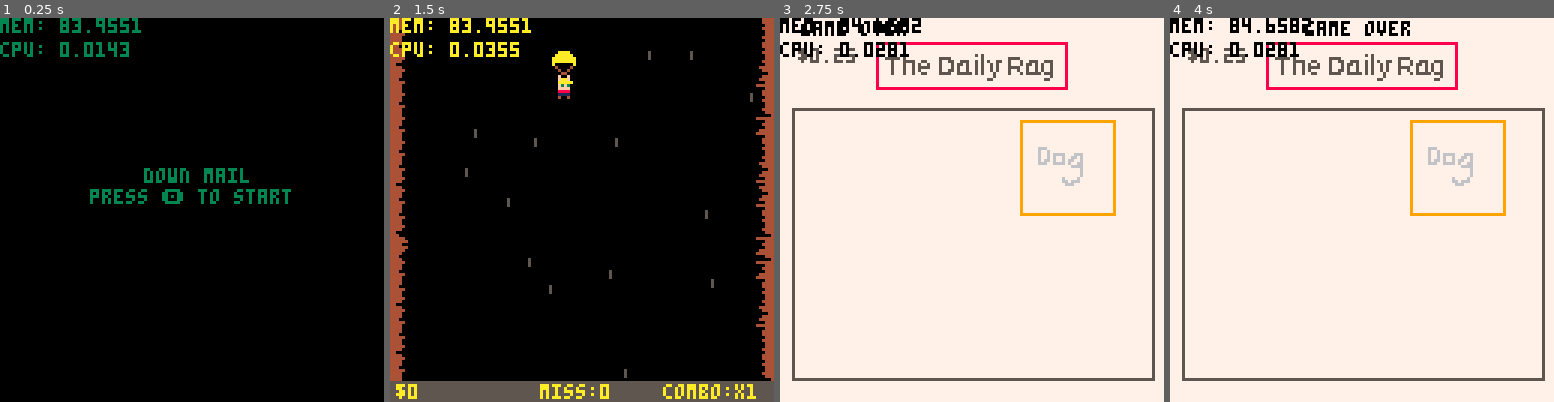
Above: before the commit, frames 1-4 (left to right).
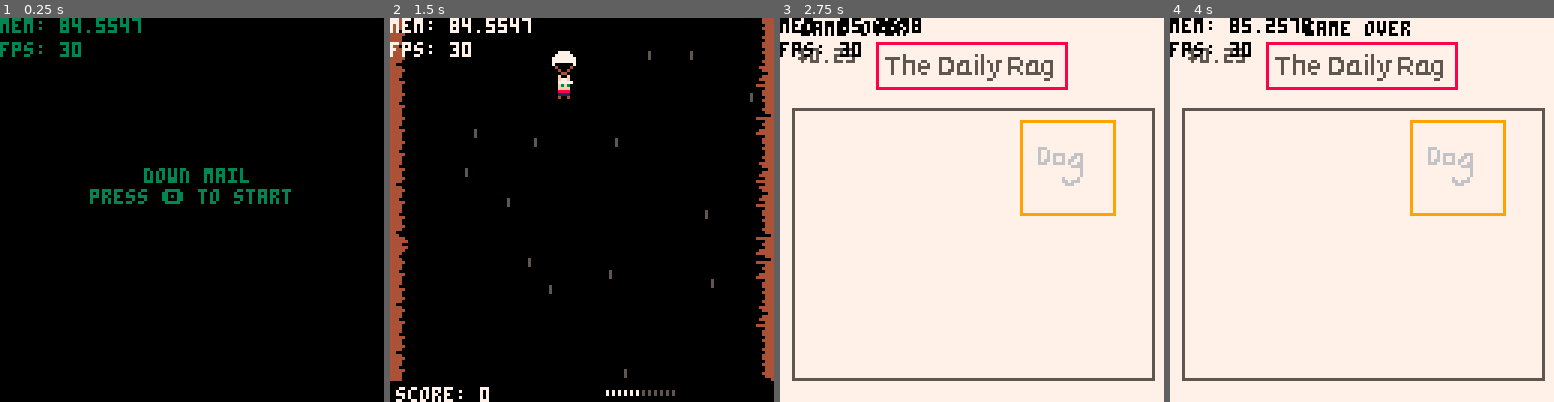
Above: after the commit, the same moments.

Repository: sugarvoid/down-mail
Game: PICO-8 cartridge down_mail.p8
Two runs of this game, one before a commit and one after it. Both use one fixed random seed, a clock stepped at 60 frames per second and the inputs below.
Inputs:
- Up to frame 1 (0.25 s): no input
- Up to frame 2 (1.5 s): tap X (X key) at 0.33, 1.07 s; tap O (Z key) at 0.7 s
- Up to frame 3 (2.75 s): hold Right 1.6-2.1 s; tap O (Z key) at 1.7, 2.1, 2.5 s; tap X (X key) at 1.85 s; hold Up 2.15-2.42 s; hold Right from 2.47 s (still down)
- Up to frame 4 (4 s): tap O (Z key) at 2.9, 3.3, 3.7 s; tap X (X key) at 2.97 s; release Right at 3.03 s; hold Left 3.08-3.58 s; hold Down 3.63-3.97 s

The runs differ from the first frame. In frame 1, 0.5% of the frame differs, in the area x 0-37%, y 0-11%; in frame 2, 6.9%, in the area x 0-100%, y 0-100%; in frame 3, 0.5%; in frame 4, 0.5%.

Commit message:
Remove color swap. Add score multiplier

Diff:
--- a/src/letter.lua
+++ b/src/letter.lua
@@ -10,6 +10,7 @@
     _l.y=0
     _l.col=nil
     _l.t=0
+    _l.score_mul=1
     _l.tossed=false
     _l.t_col=0
     _l.b_col=0
@@ -21,6 +22,7 @@
 
 function letter:update()
     if self.tossed then
+        self.score_mul+=0.2
         self.x+=self.speed*self.dir
         self.t=(self.t+1)%5
         turn=self.t==0
@@ -29,6 +31,42 @@
         end
         if self.img==35 then
             self.img=32
+        end
+
+        for mb in all(mailboxes) do
+            -- if l.x<=8 or l.x>=126 then
+            --     --TODO: spawn dog
+            --     spawn_dog(l.x,l.y)
+            --     misses+=1
+            --     explode(l.x,l.y,3,4,7)
+            --     update_cash(-5)
+            --     del(letters,l)
+            -- end
+            if is_colliding(self,mb) and not mb.damaged and mb.empty  then
+                if mb.customer then
+                    local _c
+                    if mb.col=="b" then
+                        _c=12
+                    elseif mb.col=="y" then
+                        _c=10
+                    end
+
+                    p1.score+=(10 * flr(self.score_mul))
+
+                    --print_debug(flr(self.score_mul))
+
+                    explode(mb.x, mb.y, 2, 6,mb.b_col)
+                    mb.empty=false
+                    mb.speed=4
+                    update_cash(2)
+                    sfx(4)
+                else
+
+                    sfx(5)
+                end
+
+                del(letters,self)
+            end
         end
 
 
@@ -48,10 +86,10 @@
 end
 
 function letter:draw()
-    pal(5,self.t_col)
-    pal(6,self.b_col)
+    --pal(5,self.t_col)
+    --pal(6,self.b_col)
     spr(self.img,self.x,self.y)
-    pal()
+    --pal()
 end
 
 -- letter=obj:new({
--- a/src/mailbox.lua
+++ b/src/mailbox.lua
@@ -8,6 +8,7 @@
     _m.x=0
     _m.y=0
     _m.col=nil
+    _m.customer=true
     _m.facing_l=nil
     _m.b_col=0
     _m.img=21
@@ -33,6 +34,17 @@
 
     if self.y<=-16 then
         del(mailboxes,self)
+    end
+
+    if is_colliding(p1,self) and not self.damaged then
+        sfx(3)
+        self.damaged=true
+        damaged_mb+=1
+        if damaged_mb==3 then
+            end_text=endings[4]
+            g_state=2
+        end
+        update_cash(-10)
     end
 end
 
--- a/src/main.lua
+++ b/src/main.lua
@@ -7,6 +7,7 @@
 clamp=mid
 damaged_mb=0
 game_over_x=-10
+max_letter=12
 ending=0
 end_spr={64,68,72,76,128,132,136,140}
 
@@ -73,7 +74,7 @@
         draw_gameover()
     end
     print("mem: "..stat(0), 0, 0)
-    print("cpu: "..stat(1), 0, 8)
+    print("fps: "..stat(7), 0, 8)
 end
 
 function update_play()
@@ -94,48 +95,9 @@
     for mb in all(mailboxes) do
         --TODO: move to update function
         mb:update()
-        if is_colliding(p1,mb) and not mb.damaged then
-            sfx(3)
-            mb.damaged=true
-            damaged_mb+=1
-            if damaged_mb==3 then
-                end_text=endings[4]
-                g_state=2
-            end
-            update_cash(-10)
-        end
-
-        for l in all(letters) do
-            -- if l.x<=8 or l.x>=126 then
-            --     --TODO: spawn dog
-            --     spawn_dog(l.x,l.y)
-            --     misses+=1
-            --     explode(l.x,l.y,3,4,7)
-            --     update_cash(-5)
-            --     del(letters,l)
-            -- end
-            if is_colliding(l,mb) and not mb.damaged and mb.empty then
-                if l.col==mb.col then
-                    local _c
-                    if mb.col=="b" then
-                        _c=12
-                    elseif mb.col=="y" then
-                        _c=10
-                    end
-
-                    explode(mb.x, mb.y, 2, 6,_c)
-                    del(letters,l)
-                    mb.empty=false
-
-                    mb.speed=4
-                    update_cash(2)
-                    sfx(4)
-                else
-                    del(letters,l)
-                    sfx(5)
-                end
-            end
-        end
+
+
+
     end
 
     mb_spawn+=1
@@ -206,10 +168,18 @@
 end
 
 function draw_gui()
-    rectfill(0,121,128,128,5)
-    print("$"..earnings,2,122,font_col[1])
-    print("miss:"..misses,50,122,font_col[1])
-    print("combo:x"..combo,91,122,font_col[1])
+    rectfill(0,121,128,128,0)
+    print("score: "..p1.score,2,123,7)
+    for i=1,max_letter,1 do
+        pset(70+(2*i), 124, 5)
+        pset(70+(2*i), 125, 5)
+      end
+      for i=1,p1.letters,1 do
+        pset(70+(2*i), 124, 7)
+        pset(70+(2*i), 125, 7)
+      end
+    --print("miss:"..misses,50,122,font_col[1])
+    --print("combo:x"..combo,91,122,font_col[1])
 end
 
 function update_cash(amount)
--- a/src/player.lua
+++ b/src/player.lua
@@ -73,6 +73,7 @@
         end
     if btnp(❎) then
         p.ring=0
+        p.letters+=1
         swap(font_col)
     end
 end
@@ -81,6 +82,8 @@
     type="player",
     x=54,
     y=54,
+    score=0,
+    letters = 5,
     selected_letter=0,
     is_alive=true,
     sprite_a=1,
@@ -92,16 +95,16 @@
     chute_open_spr=7,
     life=3,
     thr_anmi=0,
-    ring=16,
+    --ring=16,
     draw=function(self)
         if self.is_alive then
-            if self.ring<=15 then
-                circ(self.x+4,self.y,self.ring,font_col[1])
-            end
-            pal(7,font_col[1])
+            --if self.ring<=15 then
+                --circ(self.x+4,self.y,self.ring,font_col[1])
+            --end
+            --pal(7,font_col[1])
             spr(self.img,self.x,self.y,1,1,self.facing_l)
             spr(self.chute_spr,self.x,self.y-8)
-            pal()
+            --pal()
         else
             spr(49,self.x,self.y)
         end
@@ -155,14 +158,16 @@
             else
                 self.img=self.sprite_b
             end
-            if self.ring<20 then
-                self.ring+=2
-            end
+            --if self.ring<20 then
+            --    self.ring+=2
+            --end
         end
     end,
 
     throw=function(self)
-        --self.img=02
+        if self.letters > 0 then
+            --self.img=02
+        self.letters = mid(0,self.letters - 1,max_letter)
         self.thr_anmi=10
         if self.facing_l then
             spawn_letter(-1)
@@ -170,6 +175,8 @@
             spawn_letter(1)
         end
         sfx(6)
+        end
+
     end,
     take_damage=function(self)
         if (self.life==3) then spawn_clothing(17) end
Not shown, added: debug.txt
Not shown, changed: 82 lines of the sprite sheet (__gfx__) section of down_mail.p8
